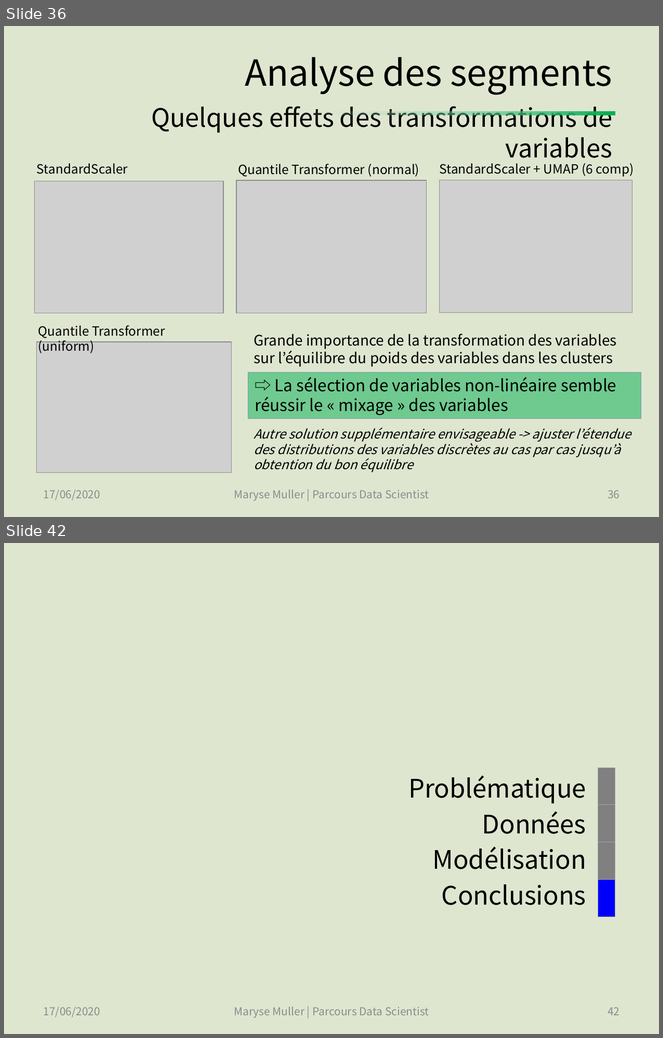
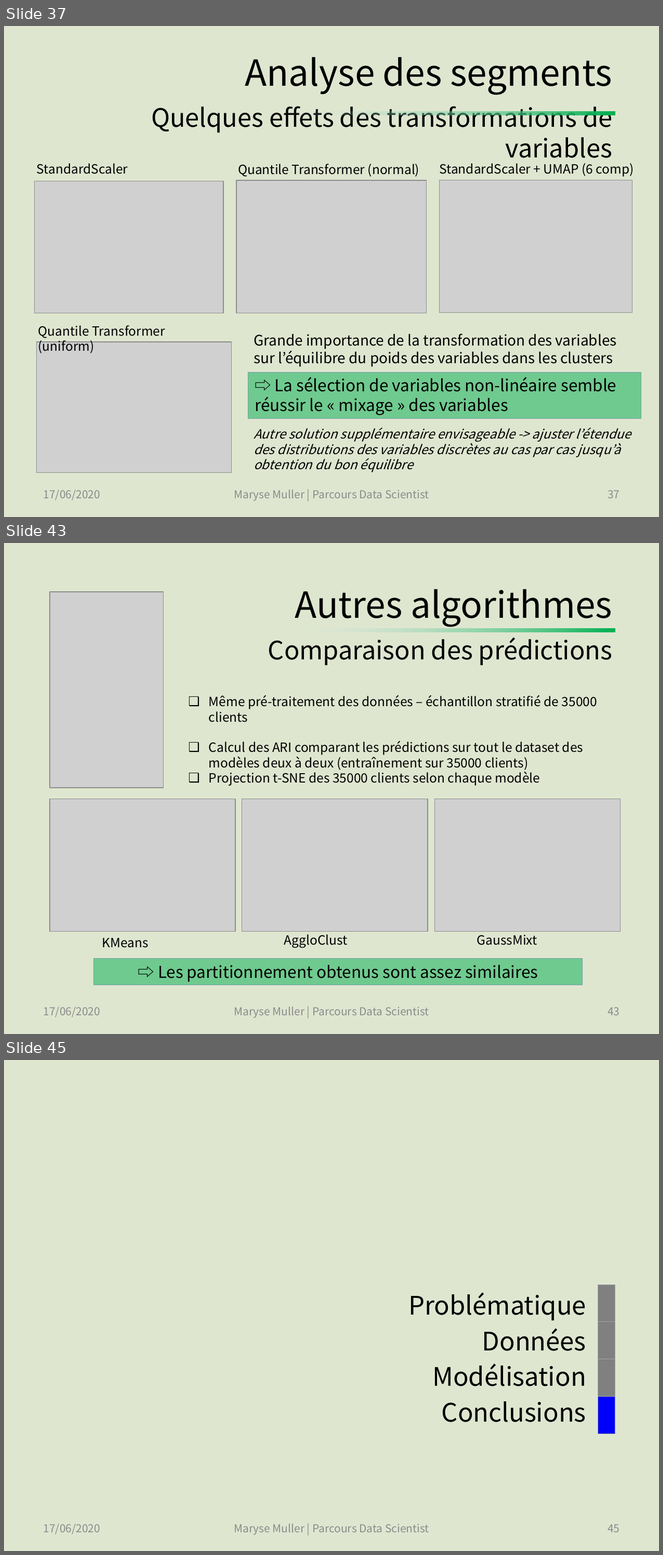
Before and after one commit to SmellyArmure/OC_DS_Project5, a slide deck: PRESENTATION/Projet5.pptx. Shown one above the other, each under a label of ours: slides 36 and 42 before the commit, slides 37, 43 and 45 after it; the slides between them are not shown. The pictures are 663x1038 and 663x1555 pixels, drawn with LibreOffice and Linux fonts; fonts in the diff are those of the drawing; grey boxes stand for pictures. Boxes give left, top, right and bottom in pixels: in the first picture for what was removed or moved away, otherwise in the second. Text is boxed around its words. In the diff, an @@ line names an element or a change of style, - is before the commit and + after.

Commit message:
PROJET TERMINE | P5_Cleaning_EDA_2 : ajouté des graphes de l'analyse temporelle pour la présentation | P5_Clustering : stabilité à l'initialisation des autres algorithmes de clustering, comparaison des résultats. | Présentation : Finalisation de la présentation - (soutenance passée avec succès).

```diff
--- a/PRESENTATION/Projet5.pptx
+++ b/PRESENTATION/Projet5.pptx
@@ slide 43 added at (4,543,659,1034), background #DFE6D0 @@
@@ title added at (268,589,612,665), 27.9 pt, text #000000 @@
+Autres algorithmes
+Comparaison des prédictions
@@ picture added at (50,592,164,788) @@
@@ rectangle added at (278,629,616,632), fill gradient #00B050 to #E6EDF0 @@
@@ text added at (209,695,597,786), 14 pt, text #000000 @@
+❑ Même pré-traitement des données – échantillon stratifié de 35000 clients
+❑ Calcul des ARI comparant les prédictions sur tout le dataset des modèles deux à deux (entraînement sur 35000 clients)
+❑ Projection t-SNE des 35000 clients selon chaque modèle
@@ group added at (50,799,621,948): 3 pictures, 3 texts @@
+KMeans
+AggloClust
+GaussMixt
@@ rectangle added at (94,959,583,985), fill #00B050 at 50% opacity, outline #759AA5 0.5 pt, 18 pt, text #000000 @@
+⇨ Les partitionnement obtenus sont assez similaires
@@ text added at (44,1007,101,1018), 12 pt, text #8C8C8C @@
+17/06/2020
@@ text added at (234,1007,429,1018), 12 pt, text #8C8C8C @@
+Maryse Muller | Parcours Data Scientist
@@ page number added at (608,1007,620,1016), 12 pt, text #8C8C8C @@
+43
@@ what was slide 36 is now slide 37 @@
@@ page number at (608,490,620,499): text changed @@
-36
+37
@@ what was slide 42 is now slide 45 @@
@@ page number at (608,1525,620,1533): text changed @@
-42
+45
```
Also in this commit, not shown: 13 slides changed, 3 other slides added, 3 other files.
